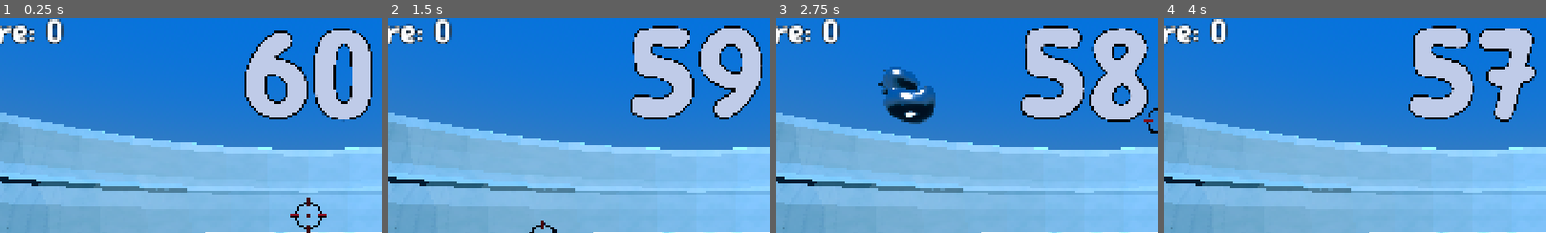
Above: before the commit, frames 1-4 (left to right).
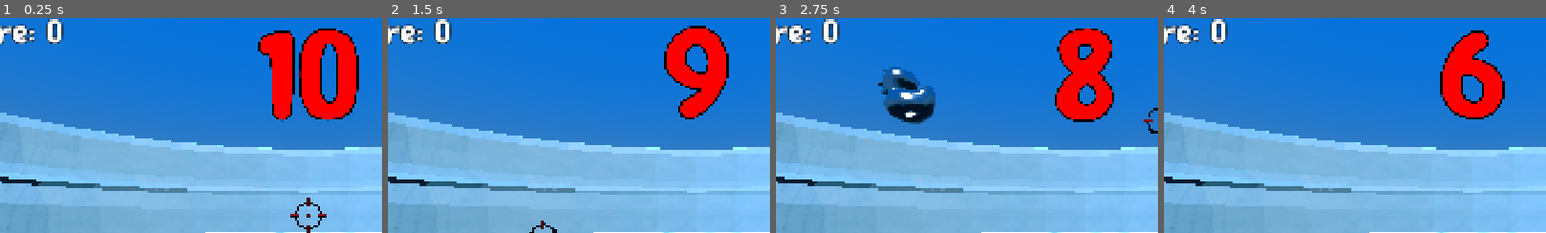
Above: after the commit, the same moments.

Repository: ashermemon/haven
Game: Godot game, scene res://game.tscn
Two runs of this game, one before a commit and one after it. Both use one fixed random seed, a clock stepped at 60 frames per second and the inputs below.
Inputs (mouse positions are % of the whole screen's width and height, from its top left):
- Up to frame 1 (0.25 s): no input
- Up to frame 2 (1.5 s): move the mouse to (72, 45) at 0.52 s; press the mouse at (72, 45) at 0.53 s; move the mouse to (30, 55) at 1.27 s; release the mouse at (30, 55) at 1.28 s; click (30, 55) at 1.35 s
- Up to frame 3 (2.75 s): move the mouse to (60, 28) at 2.02 s; press the mouse at (60, 28) at 2.03 s
- Up to frame 4 (4 s): move the mouse to (45, 70) at 2.77 s; release the mouse at (45, 70) at 2.78 s; click (45, 70) at 2.85 s; move the mouse to (80, 65) at 3.52 s; press the mouse at (80, 65) at 3.53 s
The pictures show only the part of the screen within x 10-60%, y 4-54%; the shares and areas given below are measured in that part.

The runs differ from the first frame. In frame 1, 12% of the frame differs, in the area x 64-98%, y 4-49%; in frame 2, 12%; in frame 3, 12%; in frame 4, 11%.

Commit message:
end game

Diff:
--- a/haven/DuckSpawner.gd
+++ b/haven/DuckSpawner.gd
@@ -13,27 +13,30 @@
 @export var duck_accel := 0.1 #per sec
 @export var max_freq := 20.0
 
+var enabled = true
+
 # Called when the node enters the scene tree for the first time.
 func _ready() -> void:
 
 
 	pass # Replace with function body.
 
-
+func stop_spawning():
+	enabled =false
 # Called every frame. 'delta' is the elapsed time since the previous frame.
 func _process(delta: float) -> void:
+	if enabled:
+		var random_force: Vector3
 
-	var random_force: Vector3
+		duck_freq = min(duck_freq + (duck_accel * delta), max_freq)
+		var spawn_interval := 1.0 / duck_freq
+		time_since_spawn += delta
+		if time_since_spawn >= spawn_interval:
 
-	duck_freq = min(duck_freq + (duck_accel * delta), max_freq)
-	var spawn_interval := 1.0 / duck_freq
-	time_since_spawn += delta
-	if time_since_spawn >= spawn_interval:
+			spawn_position = Vector3(randf_range(-5.0, 5.0), -5.0, randf_range(-0.5, 0.5))
 
-		spawn_position = Vector3(randf_range(-5.0, 5.0), -5.0, randf_range(-0.5, 0.5))
-
-		time_since_spawn -= spawn_interval
-		spawn_duck(spawn_position, random_force)
+			time_since_spawn -= spawn_interval
+			spawn_duck(spawn_position, random_force)
 
 
 func spawn_duck(position:Vector3, force:Vector3) -> void:
@@ -47,7 +50,11 @@
 			var new_model
 			var body = duck_instance.get_node("RigidBody3D")
 			var old_model = body.get_node("Model")
+			body.remove_child(old_model)
 			old_model.queue_free()
+
+
+
 			if rand < 0.18:
 				if rand < 0.06:
 					new_model = gold_glb.instantiate()
@@ -65,7 +72,6 @@
 
 
 			new_model.name = "Model"
-
 			body.add_child(new_model)
 
 
--- a/haven/game.tscn
+++ b/haven/game.tscn
@@ -220,7 +220,7 @@
 transform = Transform3D(1, 0, 0, 0, 1, 0, 0, 0, 1, 0, -2.4633217, 0)
 shape = SubResource("BoxShape3D_uuvgp")
 
-[node name="Label3D" type="Label3D" parent="." unique_id=1085393033]
+[node name="Timer" type="Label3D" parent="." unique_id=1085393033]
 transform = Transform3D(1, 0, 0, 0, 1, 0, 0, 0, 1, 0, 7.4337654, -13.60476)
 billboard = 2
 modulate = Color(0.8562564, 0.8950538, 0.98973197, 1)
--- a/haven/rubberduck.gd
+++ b/haven/rubberduck.gd
@@ -7,8 +7,14 @@
 var is_dynamite = false
 
 var water_controller: Node
+var spawner
 
 func _ready() -> void:
+	var timer_label = get_tree().current_scene.find_child("Timer", true, false)
+	timer_label.timer_finished.connect(_on_timer_finished)
+
+	spawner = get_tree().current_scene.get_node("Spawner")
+
 	water_controller = get_tree().current_scene.get_node("WaterController")
 	print("WATER CONTROLLER: ", water_controller)
 	var water_area = get_tree().get_first_node_in_group("water")
@@ -22,6 +28,9 @@
 	var random_force = Vector3(randf_range(-5.0, 5.0), randf_range(9.5, 12.0), 0.0)
 	apply_central_impulse(random_force)
 
+func _on_timer_finished() -> void:
+	spawner.stop_spawning()
+	explode()
 
 func _on_water_entered(body: Node3D) -> void:
 	if body != self:
@@ -70,6 +79,7 @@
 	mat.emission = Color.ORANGE_RED
 	mat.emission_energy_multiplier = 2.0
 	mesh.material = mat
+	mat.render_priority = 100
 	particles.draw_pass_1 = mesh
 
 	var p_mat := ParticleProcessMaterial.new()
@@ -109,6 +119,7 @@
 	var mat := StandardMaterial3D.new()
 	mat.vertex_color_use_as_albedo = true
 	mat.transparency = BaseMaterial3D.TRANSPARENCY_ALPHA
+	mat.render_priority = 100
 	#mat.albedo_color = Color.DARK_ORANGE
 	#mat.emission_enabled = true
 	#mat.emission = Color.ORANGE_RED
@@ -162,7 +173,7 @@
 
 func smoke() -> void:
 	var particles := GPUParticles3D.new()
-	particles.one_shot = false
+	particles.one_shot = true
 	particles.amount = 12
 	particles.lifetime = 2
 	particles.explosiveness = 1.0
@@ -177,6 +188,7 @@
 	var mat := StandardMaterial3D.new()
 	mat.vertex_color_use_as_albedo = true
 	mat.transparency = BaseMaterial3D.TRANSPARENCY_ALPHA
+	mat.render_priority = 100
 	#mat.albedo_color = Color.DARK_ORANGE
 	#mat.emission_enabled = true
 	#mat.emission = Color.ORANGE_RED
@@ -221,9 +233,30 @@
 	particles.emitting = true
 
 func explode():
+	if abletohit:
+		abletohit = false
+	else:
+		return
+
+	freeze = true
+
+	for child in get_children():
+		if child is CollisionShape3D:
+			child.set_deferred("disabled", true)
+
+
+	var model = get_node("Model")
+	model.hide()
+
+
+
 	debris()
 	fire()
 	smoke()
+
+
+	await get_tree().create_timer(3).timeout
+	queue_free()
 	pass
 
 
--- a/haven/timer.gd
+++ b/haven/timer.gd
@@ -2,12 +2,16 @@
 
 signal timer_finished
 
-@export var start_time: float = 60.0
+@export var start_time: float = 10.0
+@export var normal_color: Color = Color.WHITE
+@export var warning_color: Color = Color.RED
+
 var time_left: float
 var is_running: bool = true
 
 func _ready() -> void:
 	time_left = start_time
+	modulate = normal_color
 	update_label()
 
 func _process(delta: float) -> void:
@@ -27,3 +31,8 @@
 
 func update_label() -> void:
 	text = "%d" % ceil(time_left)
+
+	if time_left <= 10.0:
+		modulate = warning_color
+	else:
+		modulate = normal_color
